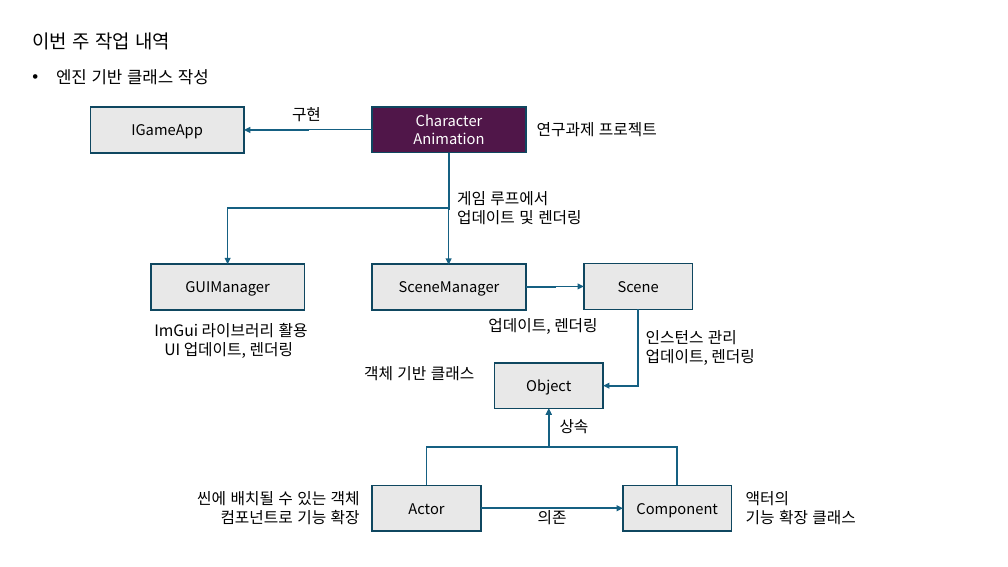
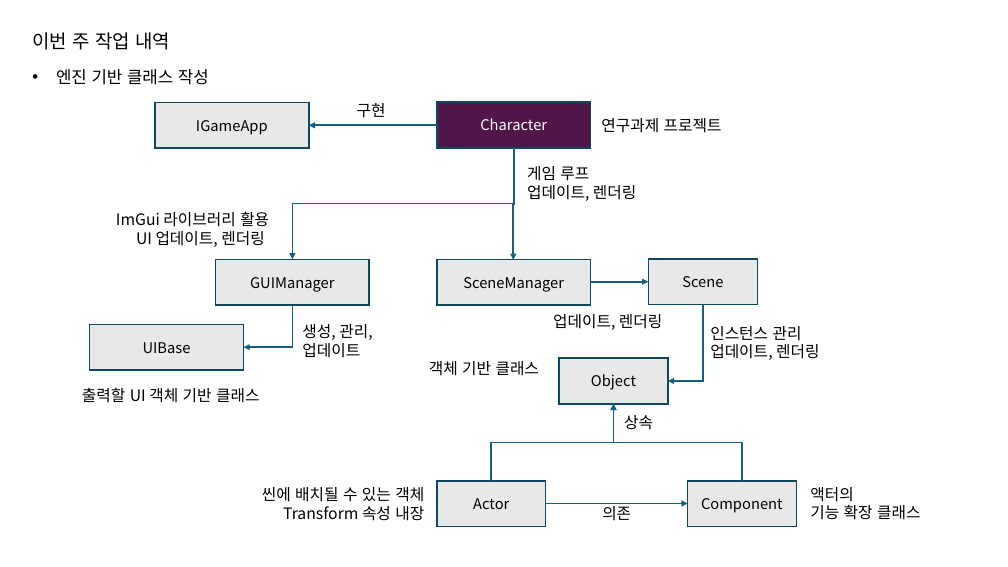
Before and after one commit to jhk0701/PA26-Character-Animation-Parkour, a slide deck: slide 3 of PPT/week1.pptx. Drawn at 1008x567 pixels with LibreOffice and Linux fonts; fonts in the diff are those of the drawing. Boxes give left, top, right and bottom in pixels: in the first picture for what was removed or moved away, otherwise in the second. Text is boxed around its words. In the diff, an @@ line names an element or a change of style, - is before the commit and + after.

```diff
--- a/PPT/week1.pptx
+++ b/PPT/week1.pptx
@@ text in rectangle at box(480, 118, 547, 130): text changed @@
-Character Animation
+Character
@@ text at box(527, 166, 636, 201): text changed @@
-게임 루프에서
-업데이트 및 렌더링
+게임 루프
+업데이트, 렌더링
@@ text "ImGui 라이브러리 활용 UI 업데이트, ...": place and size @@
-text "ImGui 라이브러리 활용 UI 업데이트, ..." at box(154, 323, 308, 358)
+text "ImGui 라이브러리 활용 UI 업데이트, ..." at box(116, 212, 269, 247)
@@ text "ImGui 라이브러리 활용 UI 업데이트, ..." at box(116, 212, 269, 247): alignment centre to right @@
@@ rectangle added at box(90, 324, 243, 370), fill #E8E8E8, outline #104760 1.5 pt, 14 pt, text #000000 @@
+UIBase
@@ elbow arrow added from (293, 306) to (243, 347), #156082 1.5 pt @@
@@ text added at box(302, 324, 372, 358), 15 pt, text #000000 @@
+생성, 관리,
+업데이트
@@ text added at box(82, 388, 259, 403), 15 pt, text #000000 @@
+출력할 UI 객체 기반 클래스
@@ 9 texts, 8 rectangles, 8 elbow arrows: place and size @@
-9 texts, 8 rectangles, 8 elbow arrows at box(91, 107, 855, 531)
+9 texts, 8 rectangles, 8 elbow arrows at box(155, 102, 920, 526)
@@ text at box(283, 506, 424, 521): text changed @@
-컴포넌트로 기능 확장
+Transform 속성 내장
```
Also in this commit, not shown: 3 other slides changed, 2 other files.
